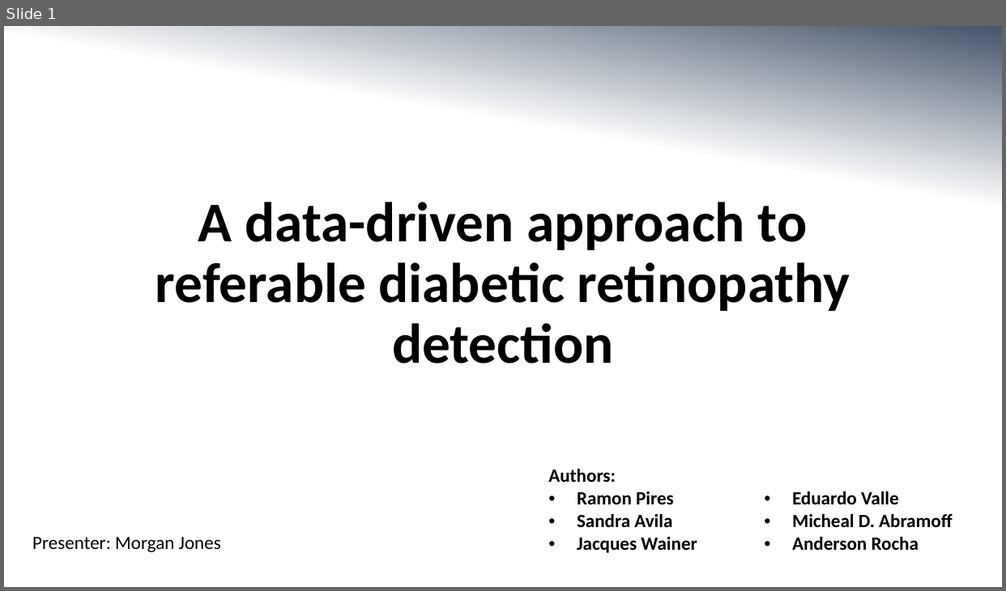
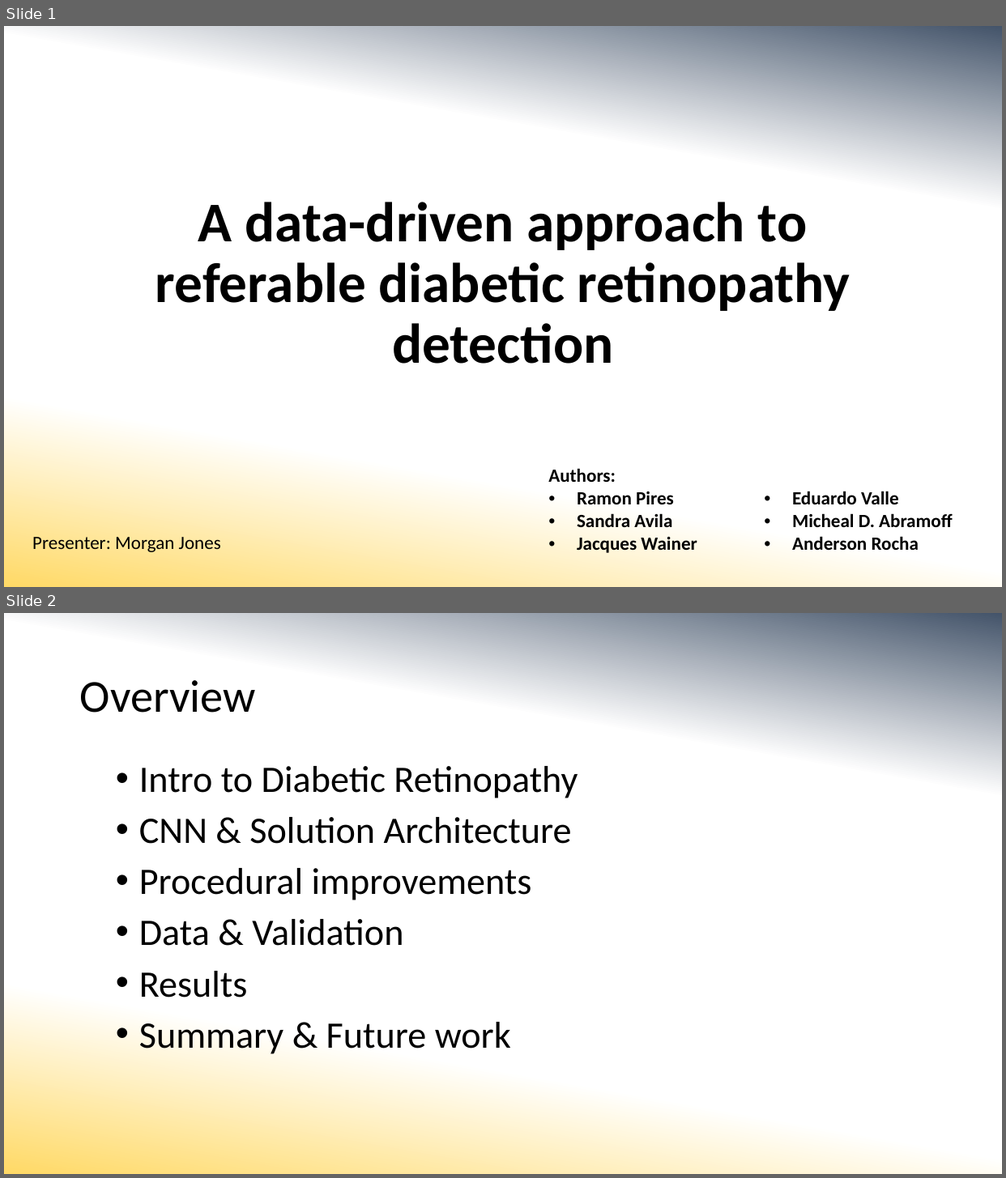
Before and after one commit to MorganMWJ/sem1020-paper-presentations, a slide deck: dr_slides.pptx. Shown one above the other, each under a label of ours: slide 1 before the commit, slides 1 and 2 after it. The pictures are 1006x591 and 1006x1178 pixels, drawn with LibreOffice and Linux fonts; fonts in the diff are those of the drawing. Boxes give left, top, right and bottom in pixels: in the first picture for what was removed or moved away, otherwise in the second. Text is boxed around its words. In the diff, an @@ line names an element or a change of style, - is before the commit and + after.

```diff
--- a/dr_slides.pptx
+++ b/dr_slides.pptx
@@ slide 2 added at box(4, 613, 1002, 1174), background gradient #44546A to #FFFFFF to #FFD966 @@
@@ title added at box(80, 680, 256, 713), 44 pt, text #000000 @@
+Overview
@@ text added at box(139, 766, 577, 1054), 36 pt, text #000000 @@
+• Intro to Diabetic Retinopathy
+• CNN & Solution Architecture
+• Procedural improvements
+• Data & Validation
+• Results
+• Summary & Future work
@@ slide 1 changed as well @@
@@ background gradient #44546A to #FFFFFF to gradient #44546A to #FFFFFF to #FFD966 @@
```
Also in this commit, not shown: 12 other slides changed, 1 other slide added, 1 slide removed, 1 other file.
